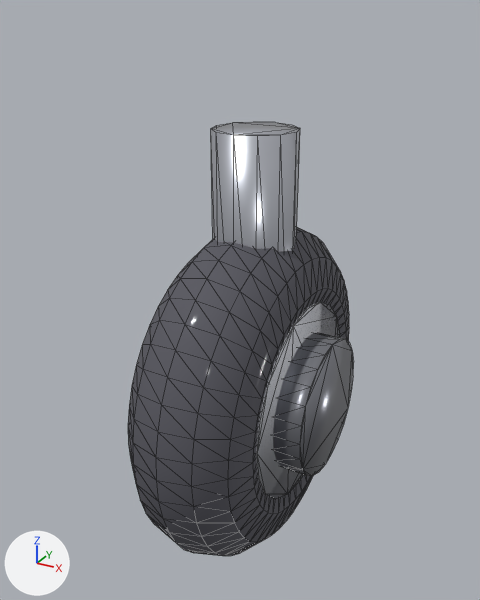
The glTF model models/wheel_light.glb as it was, and as the next commit left it.
Both versions are drawn from a 50 mm camera at (0.559, -1.074, 0.577) aimed at (-0.032, 0.001, 0.039). Lighting does not change. The marker at lower left points along +X, +Y and +Z. The first picture is the older version. Mesh edges are drawn as thin lines. Vertices at exactly the same position are counted once.

Names of what the first picture shows: 'wheel_light'.
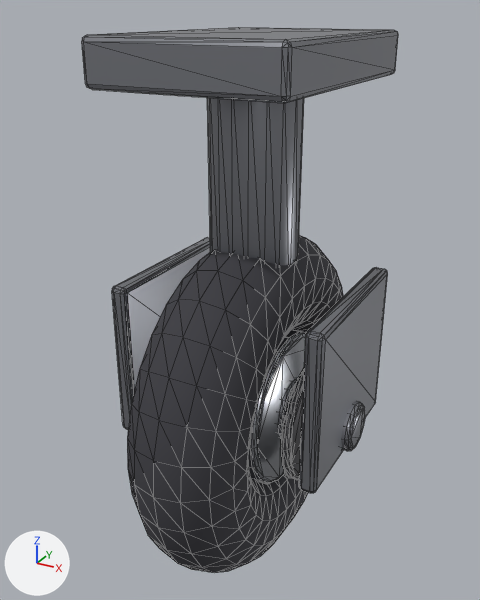
The change, as a diff of the scene's bpy script:
```diff
--- a/models/wheel_light.glb.py
+++ b/models/wheel_light.glb.py
@@ mat_rubber @@
 mat_rubber = principled_material('rubber')
-mat_rubber.base_color = (0.09, 0.09, 0.11)  # dark grey #55555d
-mat_rubber.roughness = 0.85
-mat_rubber.coat_weight = 0.15
-mat_rubber.coat_roughness = 0.1
+mat_rubber.base_color = (0.05, 0.05, 0.06)  # dark grey #3f3f45
+mat_rubber.roughness = 0.92
@@ mat_rim @@
 mat_rim = principled_material('rim')
-mat_rim.base_color = (0.74, 0.76, 0.82)  # white #dfe2ea
-mat_rim.metallic = 0.95
-mat_rim.roughness = 0.2
-mat_rim.coat_weight = 0.35
-mat_rim.coat_roughness = 0.1
+mat_rim.base_color = (0.5, 0.52, 0.56)  # light grey #bcbfc5
+mat_rim.metallic = 0.9
+mat_rim.roughness = 0.25
@@ mat_strut @@
 mat_strut = principled_material('strut')
-mat_strut.base_color = (0.58, 0.6, 0.66)  # light grey #c8cbd4
+mat_strut.base_color = (0.28, 0.29, 0.32)  # grey #909399
 mat_strut.metallic = 0.9
-mat_strut.roughness = 0.28
+mat_strut.roughness = 0.35
 mat_strut.coat_weight = 0.35
@@ mat_piston @@
+mat_piston = principled_material('piston')
+mat_piston.base_color = (0.78, 0.8, 0.84)  # white #e5e7ec
+mat_piston.metallic = 0.97
+mat_piston.roughness = 0.12
@@ mat_dark @@
+mat_dark = principled_material('dark')
+mat_dark.base_color = (0.12, 0.12, 0.13)  # dark grey #616165
+mat_dark.metallic = 0.6
@@ me_torus_015 @@
 # used by ob_wheel_light; location = (0.0, 0.0, 0.0)
-me_torus_015.from_pydata(...)  # 716 vertices, 1416 faces; spans x -0.15..0.17, y -0.35..0.35, z -0.5..0.38
+me_torus_015.from_pydata(...)  # 1312 vertices, 2580 faces; spans x -0.233..0.233, y -0.361..0.361, z -0.539..0.54
+# me_torus_015 part 1: a new loose piece, a torus around x (ring radius 0.251, tube radius 0.109) spanning x -0.107..0.107, y -0.361..0.361, z -0.539..0.183, in mat_rubber (dark grey #3f3f45)
+# me_torus_015 part 2: the loose piece of 48 vertices spanning x 0.11..0.17, y -0.14..0.14, z -0.29..-0.01 is rebuilt with 92 vertices and now spans x 0.126..0.145, y -0.135..0.135, z -0.311..-0.045, in mat_dark (dark grey #616165)
+# me_torus_015 part 3: the loose piece of 40 vertices spanning x -0.115..0.115, y -0.203..0.203, z -0.353..0.053 is rebuilt with 120 vertices and now spans x -0.089..0.089, y -0.161..0.161, z -0.339..-0.017
+# me_torus_015 part 4: the loose piece of 28 vertices spanning x -0.15..0.15, y -0.063..0.063, z -0.211..-0.089 is rebuilt with 96 vertices and now spans x -0.1..0.1, y -0.064..0.064, z -0.242..-0.114
+# me_torus_015 part 5: the loose piece of 24 vertices spanning x -0.08..0.08, y -0.08..0.08, z -0.12..0.38 is rebuilt with 108 vertices and now spans x -0.084..0.084, y -0.085..0.085, z 0.047..0.5
+# me_torus_015 part 6: a new loose piece of 72 vertices spanning x -0.233..0.233, y -0.05..0.05, z -0.228..-0.128, in mat_hub (grey #a0a2aa)
+# me_torus_015 part 7: a new loose piece of 56 vertices spanning x -0.175..0.175, y -0.245..0.245, z 0.46..0.54, in mat_strut (grey #909399)
+# me_torus_015 part 8: a new loose piece of 56 vertices spanning x 0.182..0.217, y -0.175..0.175, z -0.226..0.096, in mat_strut (grey #909399)
+# me_torus_015 part 9: a new loose piece of 56 vertices spanning x -0.217..-0.182, y -0.175..0.175, z -0.226..0.096, in mat_strut (grey #909399)
+# me_torus_015 part 10: 576 vertices removed from x -0.12..0.12, y -0.35..0.35, z -0.5..0.2
+# other edits to the shape of me_torus_015 do not show in these pictures
 me_torus_015.materials.append(mat_rubber)
@@ me_torus_015 @@
 me_torus_015.materials.append(mat_strut)
+me_torus_015.materials.append(mat_piston)  # white #e5e7ec
+me_torus_015.materials.append(mat_dark)  # dark grey #616165
```

Changed parts and their boxes (x1, y1, x2, y2) in the pictures (480 x 600 px):
'wheel_light', recoloured, surface changed, reshaped (40% wider, 26% taller)
    before: (128, 122, 354, 556)
    after: (82, 27, 398, 573)
part 1 of me_torus_015, added
    after: (127, 235, 343, 573)
part 2 of me_torus_015, rebuilt
    before: (273, 333, 354, 476)
    after: (281, 368, 304, 480)
part 3 of me_torus_015, rebuilt (29% narrower, 21% shorter)
    before: (256, 302, 340, 499)
    after: (248, 329, 307, 484)
part 4 of me_torus_015, rebuilt (not visible before)
    after: (278, 378, 298, 438)
part 5 of me_torus_015, rebuilt
    before: (211, 122, 300, 252)
    after: (207, 98, 304, 266)
part 6 of me_torus_015, added
    after: (341, 401, 365, 451)
part 7 of me_torus_015, added
    after: (82, 27, 398, 103)
part 8 of me_torus_015, added
    after: (299, 267, 388, 493)
part 9 of me_torus_015, added
    after: (112, 237, 210, 430)
part 10 of me_torus_015, deleted
    before: (128, 227, 349, 556)
